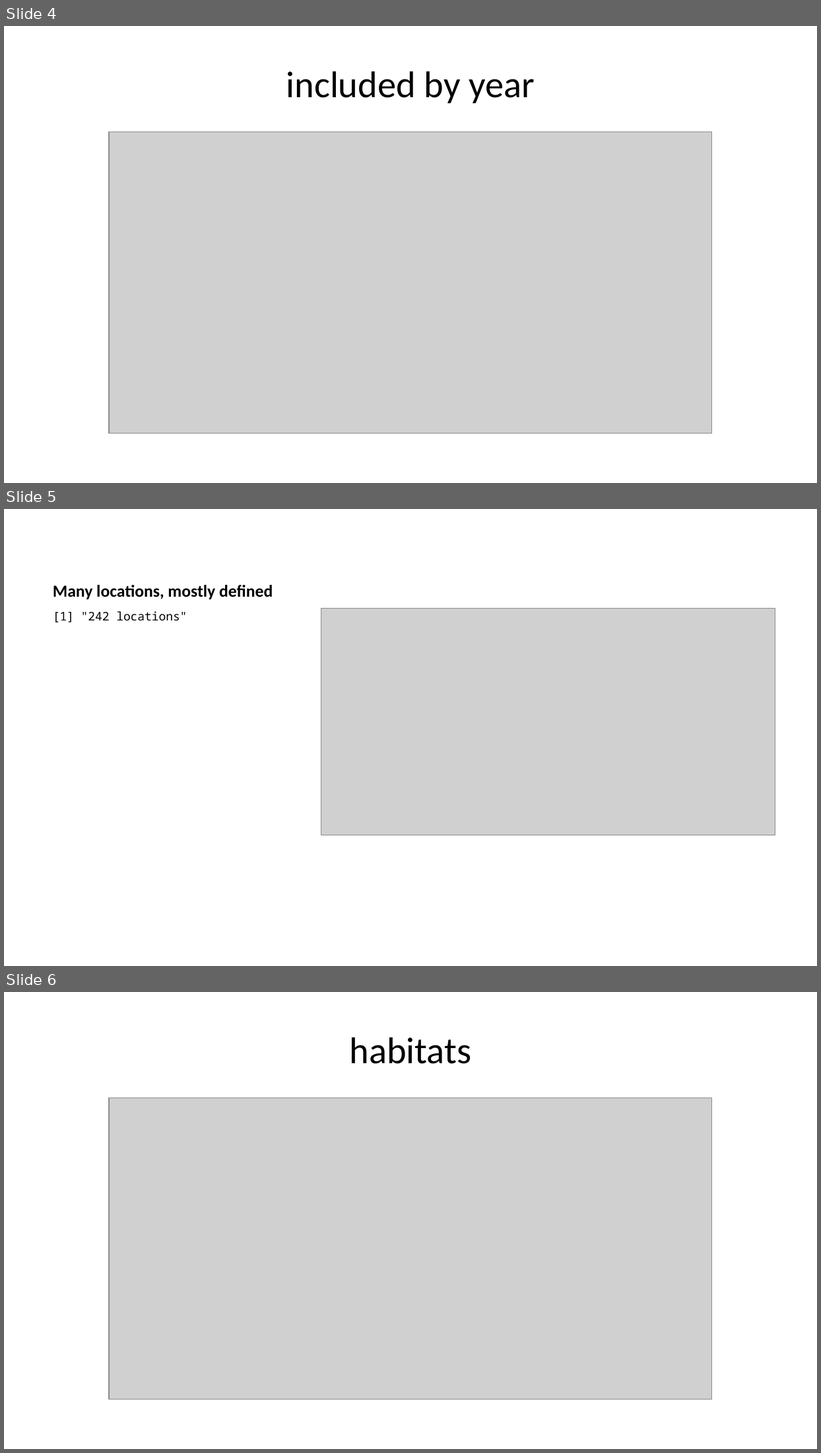
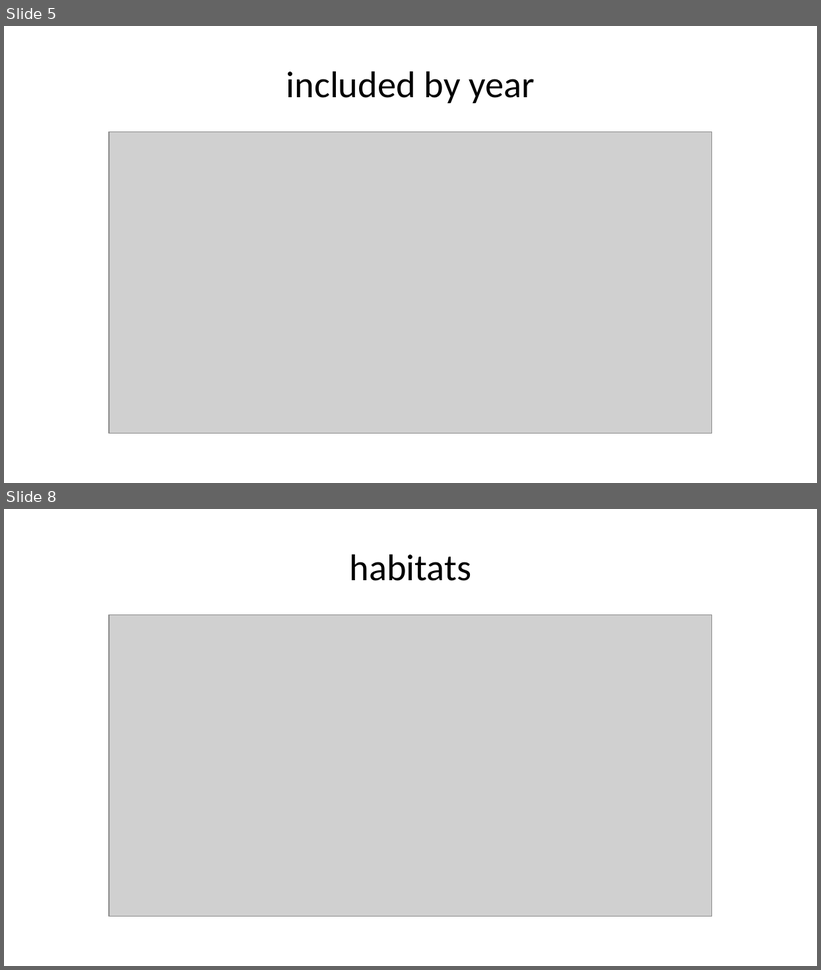
Before and after one commit to admahood/microrefugia_review, a slide deck: microrefugia_review.pptx. Shown one above the other, each under a label of ours: slides 4, 5 and 6 before the commit, slides 5 and 8 after it; the slides between them are not shown. The pictures are 821x1453 and 821x970 pixels, drawn with LibreOffice and Linux fonts; fonts in the diff are those of the drawing; grey boxes stand for pictures. Boxes give left, top, right and bottom in pixels: in the first picture for what was removed or moved away, otherwise in the second. Text is boxed around its words. In the diff, an @@ line names an element or a change of style, - is before the commit and + after.

```diff
--- a/microrefugia_review.pptx
+++ b/microrefugia_review.pptx
@@ slide 5 removed at [4,509,817,966], background #FFFFFF @@
@@ title removed at [53,585,273,599] @@
-Many locations, mostly defined
@@ text removed at [53,611,187,623] @@
-[1] "242 locations"
@@ picture removed at [321,608,775,835] @@
@@ what was slide 4 is now slide 5 @@
@@ what was slide 6 is now slide 8 @@
```
Also in this commit, not shown: 8 slides added, 3 other slides removed, 5 other files.
